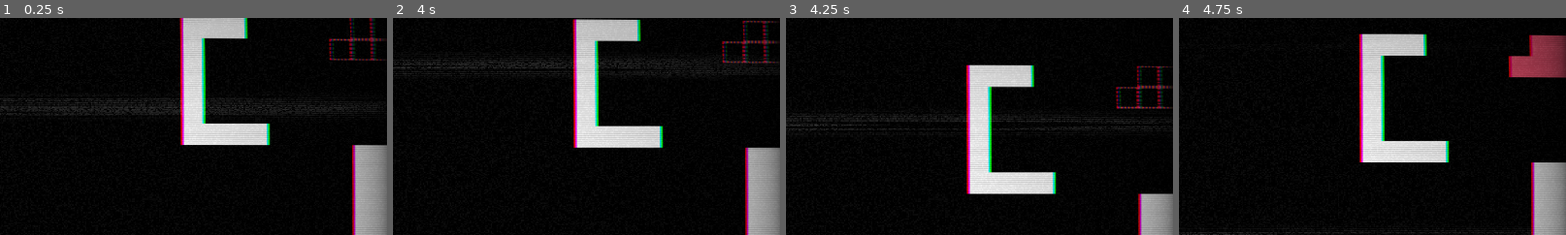
Above: before the commit, frames 1-4 (left to right).
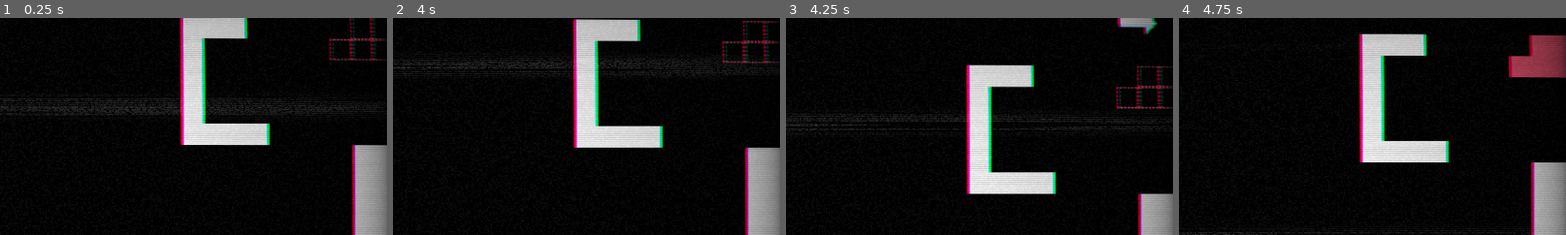
Above: after the commit, the same moments.

Repository: dancroker/Hue-Protocol
Game: Godot game, scene res://scene/main.tscn
Same seed, same stepped clock (60 frames per second), same inputs: the game is played once before the commit and once after it. The engine's default icon, where the game draws it, is replaced by a stand-in: a white triangle on a blue panel in a dark square.
Inputs:
- Up to frame 1 (0.25 s): no input
- Up to frame 2 (4 s): tap Enter (ui_accept) at 0.5, 0.77, 1.52, 3.02, 3.77 s; hold Right (ui_right) 0.53-2.03 s; tap 2 (Mask Blue) at 0.6, 2.1, 3.6 s; tap 1 (Mask Red) at 1.35, 2.85 s; hold Left (ui_left) 2.03-2.78 s; hold Right (ui_right) from 2.78 s (still down)
- Up to frame 3 (4.25 s): keep holding Right (ui_right)
- Up to frame 4 (4.75 s): release Right (ui_right) at 4.28 s; hold Left (ui_left) from 4.28 s (still down); tap 1 (Mask Red) at 4.35 s; tap Enter (ui_accept) at 4.52 s
The pictures show only the part of the screen within x 50-100%, y 0-50%; the shares and areas given below are measured in that part.

Frames 1-2 are identical in both runs. In frame 3, 0.5% of the frame differs, in the area x 85-96%, y 0-8%; in frame 4, nothing differs.

Commit message:
Updated Map

Diff:
--- a/scene/TileMapSwitch.tscn
+++ b/scene/TileMapSwitch.tscn
@@ -9,6 +9,7 @@
 [ext_resource type="Texture2D" uid="uid://cmvowlu853mtp" path="res://2d art/redOutline1.png" id="6_o5jsb"]
 [ext_resource type="Texture2D" uid="uid://cx582hc2sj36j" path="res://2d art/blueOutline1.png" id="7_furon"]
 [ext_resource type="Texture2D" uid="uid://ufr6nxguc51m" path="res://2d art/white1Tile1.png" id="8_324nt"]
+[ext_resource type="Texture2D" uid="uid://dh072v47dy48c" path="res://2d art/arrow1.png" id="9_furon"]
 
 [sub_resource type="TileSetAtlasSource" id="TileSetAtlasSource_0e48y"]
 texture = ExtResource("2_tps73")
@@ -85,12 +86,21 @@
 0:0/0 = 0
 0:0/0/physics_layer_0/polygon_0/points = PackedVector2Array(-16, -16, 16, -16, 16, 16, -16, 16)
 
+[sub_resource type="TileSetAtlasSource" id="TileSetAtlasSource_324nt"]
+texture = ExtResource("9_furon")
+texture_region_size = Vector2i(32, 32)
+0:0/0 = 0
+1:0/0 = 0
+0:1/0 = 0
+1:1/0 = 0
+
 [sub_resource type="TileSet" id="TileSet_jwa2a"]
 tile_size = Vector2i(32, 32)
 physics_layer_0/collision_layer = 1
 sources/0 = SubResource("TileSetAtlasSource_twa86")
 sources/1 = SubResource("TileSetAtlasSource_4uva3")
 sources/2 = SubResource("TileSetAtlasSource_furon")
+sources/3 = SubResource("TileSetAtlasSource_324nt")
 
 [sub_resource type="Curve2D" id="Curve2D_jf7h1"]
 _data = {
@@ -163,7 +173,7 @@
 [node name="Ground Perminant" type="TileMapLayer" parent="." unique_id=1271044264]
 use_parent_material = true
 position = Vector2(1, 226)
-tile_map_data = PackedByteArray("AAAAAAwAAgAAAAAAAAABAAwAAgA …(10992 unchanged characters)… AAAAAAAAJAEz/AgAAAAAAAAAXAEz/AgAAAAAAAAA=")
+tile_map_data = PackedByteArray("AAAAAAwAAgAAAAAAAAABAAwAAgA …(10992 unchanged characters)… AAAAAAAAJAEz/AgAAAAAAAAAXAEz/AgAAAAAAAAAhAPr/AwAAAAAAAAAhAPv/AwAAAAEAAAAiAPr/AwABAAAAAAAiAPv/AwABAAEAAAAAAMf/AwABAAAAADAAAMb/AwABAAEAADABAMf/AwAAAAAAADABAMb/AwAAAAEAADA=")
 tile_set = SubResource("TileSet_jwa2a")
 
 [node name="Moving Platform" type="Path2D" parent="." unique_id=1154512889]
--- a/scripts/player.gd
+++ b/scripts/player.gd
@@ -6,6 +6,8 @@
 var MAX_NUM_JUMP = 1
 var jump_vairable = -100
 var MASK_EQUIPT = 0;
+var player_completion = 0;
+var player_y = 0;
 
 
 func _physics_process(delta: float) -> void:
@@ -40,6 +42,8 @@
 	else:
 		velocity.x = move_toward(velocity.x, 0, SPEED)
 
+	player_completion_percentage()
+
 
 
 
@@ -52,3 +56,12 @@
 		position.x = 0
 	elif position.x < 0:
 		position.x = screen_size.x
+
+func player_completion_percentage():
+	player_y = position.y - 594
+	if player_y < 0:
+		player_y = player_y*-1
+	player_completion = ((player_y/ (160*32)))*100
+	if player_completion > 100:
+		player_completion = 100
+	print(player_completion)
Not shown, added: 2d art/arrow1.png.import
Not shown, added: 2d art/arrow2.png.import
Not shown, added: 2d art/arrow3.png.import
Not shown, added: 2d art/arrow4.png.import
Not shown, added: 2d art/arrow5.png.import
Not shown, added: 2d art/arrow6.png.import
Not shown, added: 2d art/end screen.png.import
